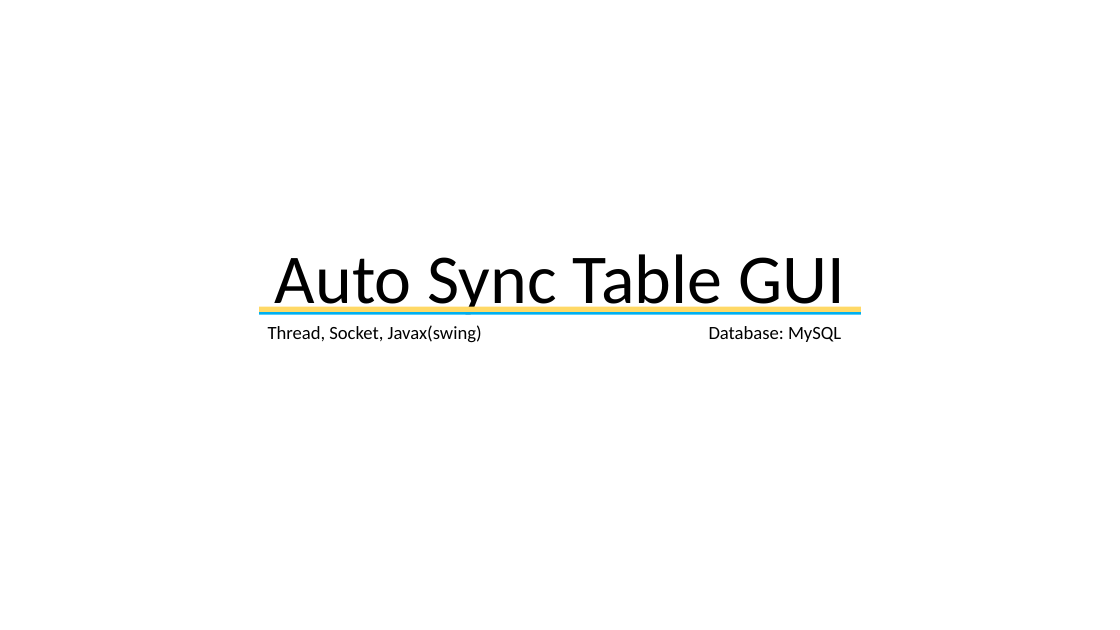
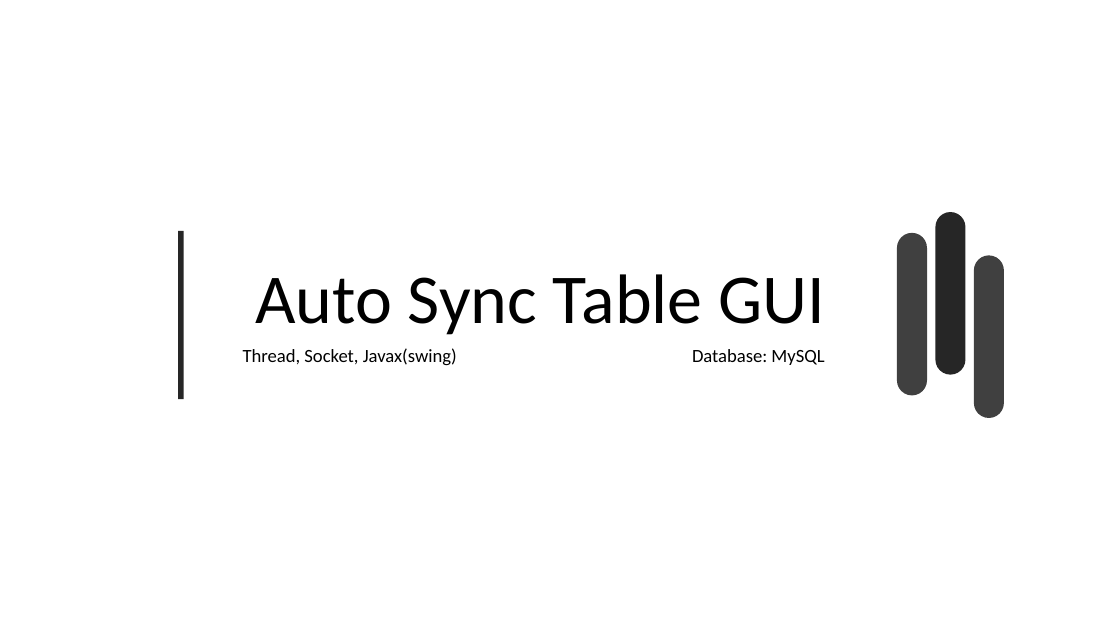
Before and after one commit to skyofsora/AutoSyncTableGUI, a slide deck: slide 1 of Java Portfolio.pptx. Drawn at 1120x630 pixels with LibreOffice and Linux fonts; fonts in the diff are those of the drawing. Boxes give left, top, right and bottom in pixels: in the first picture for what was removed or moved away, otherwise in the second. Text is boxed around its words. In the diff, an @@ line names an element or a change of style, - is before the commit and + after.

```diff
--- a/Java Portfolio.pptx
+++ b/Java Portfolio.pptx
@@ rectangle added at bbox=[178, 231, 183, 399], fill #262626 @@
@@ rounded rectangle added at bbox=[897, 233, 928, 396], fill #404040 @@
@@ rounded rectangle added at bbox=[936, 212, 966, 375], fill #262626 @@
@@ title "Auto Sync Table GUI": place and size @@
-title "Auto Sync Table GUI" at bbox=[275, 254, 845, 315]
+title "Auto Sync Table GUI" at bbox=[255, 274, 825, 335]
@@ rounded rectangle added at bbox=[974, 255, 1004, 418], fill #404040 @@
@@ rectangle removed at bbox=[259, 309, 860, 314] @@
@@ rectangle removed at bbox=[259, 307, 860, 312] @@
@@ subtitle "Thread, Socket, Javax(swing) Database: MySQL" rewrapped from bbox=[268, 325, 841, 343] to bbox=[243, 348, 824, 366] @@
```
Also in this commit, not shown: 1 other slide changed, 2 slides added.
